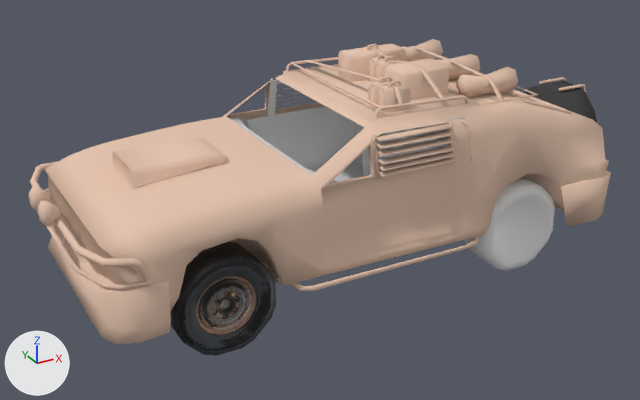
The Blender file MustandPostApocolyptic.blend, before and after one commit.
Rendered twice from a 50 mm camera at (-2.13, -3.92, 2.01) aimed at (0.02, -0.01, 0.05). Arrows for +X, +Y and +Z are at lower left; the lights stay in place.

Names of what the first picture shows: 'Plane', 'Rear', 'Wheel', 'Wheel.003'.
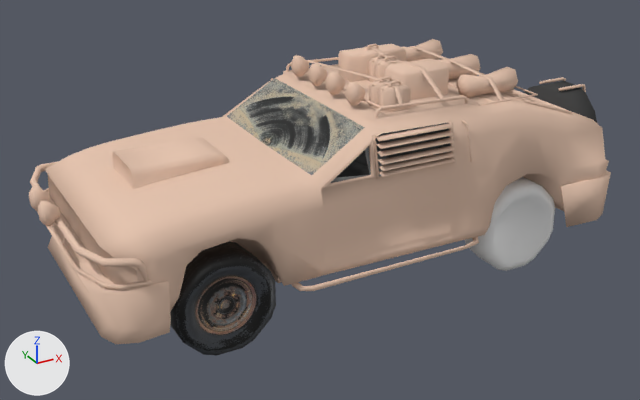
What differs and where, as boxes [x1, y1, x2, y2] in the pictures (640 x 400 px):
'windSheild', added: after [227, 78, 365, 175]
'Plane', reshaped: before [228, 80, 465, 183]; after [331, 99, 528, 183]
part 1 of me_plane_001, added: after [377, 154, 396, 175]
part 2 of me_plane_001, built on: before [415, 117, 465, 146]; after [331, 99, 528, 183]
part 3 of me_plane_001, shading changed: before [247, 80, 452, 182]; after [338, 123, 451, 177]
part 4 of me_plane_001, recoloured: before [228, 117, 337, 183]
part 5 of me_cube, added: after [325, 72, 345, 95]
part 6 of me_cube, added: after [308, 64, 327, 86]
part 7 of me_cube, added: after [345, 82, 366, 105]
part 8 of me_cube, added: after [291, 55, 310, 77]

Patch to the scene script:
```diff
--- a/MustandPostApocolyptic.blend.py
+++ b/MustandPostApocolyptic.blend.py
@@ mat_low_polycarinside @@
+mat_low_polycarinside = principled_material('Low-PolyCarInside')
+mat_low_polycarinside.texture = img_low_polycarinside
@@ me_plane_001 @@
-me_plane_001.from_pydata(...)  # 62 vertices, 47 faces; spans x -0.48..1.35, y -0.55..0.55, z 0.0..0.61
+me_plane_001.from_pydata(...)  # 131 vertices, 111 faces; spans x -0.48..1.34, y -0.59..0.59, z 0.0..0.62
+# me_plane_001 part 1: a new loose piece of 30 vertices spanning x -0.08..0.27, y -0.5..-0.13, z 0.0..0.37, in mat_low_polycarinside (picture img_low_polycarinside)
+# me_plane_001 part 2
+# 4 vertices are removed from x 0.55..1.35, y -0.55..0.55, z 0.39..0.6
+# 5 faces are deleted
+# 3 vertices in x -0.03..0.55, y -0.5..0.55, z 0.58..0.59 move by (0.0, -0.02, 0.0)
+# 3 vertices in x -0.03..0.55, y -0.55..0.5, z 0.58..0.59 move by (0.0, 0.02, 0.0)
+# 22 vertices move from x -0.41..1.35, y -0.55..0.55, z 0.39..0.61 to x -0.37..1.34, y -0.59..0.59, z 0.39..0.62
+# 43 vertices are added at x -0.48..1.34, y -0.58..0.57, z 0.0..0.61
+# 40 new faces join them, smooth
+# 3 new faces join them
+# me_plane_001 part 3: 34 kept faces spanning x -0.48..0.6, y -0.59..0.59, z 0.0..0.62 are now shaded smooth
+# me_plane_001 part 4: 42 faces spanning x -0.48..0.6, y -0.59..0.59, z 0.0..0.62 switch from no material to mat_low_polycarinside (picture img_low_polycarinside)
@@ me_cube @@
 me_cube.from_pydata(...)  # 2068 vertices, 1810 faces; spans x -1.48..1.83, y -0.67..0.67, z -0.13..0.83
+# me_cube part 5: the loose piece of 32 vertices spanning x -1.48..-1.39, y -0.14..-0.04, z 0.27..0.39 is copied, and the copy is moved by (1.5, 0.0, 0.4); it spans x 0.02..0.11, y -0.14..-0.04, z 0.67..0.79
+# me_cube part 6: the loose piece of 32 vertices spanning x -1.48..-1.39, y 0.04..0.14, z 0.27..0.39 is copied, and the copy is moved by (1.5, 0.0, 0.4); it spans x 0.02..0.11, y 0.04..0.14, z 0.67..0.79
+# me_cube part 7: the loose piece of 32 vertices spanning x -1.48..-1.39, y -0.14..-0.04, z 0.27..0.39 is copied, and the copy is moved by (1.5, -0.2, 0.4); it spans x 0.02..0.11, y -0.34..-0.24, z 0.67..0.79
+# me_cube part 8: the loose piece of 32 vertices spanning x -1.48..-1.39, y 0.04..0.14, z 0.27..0.39 is copied, and the copy is moved by (1.5, 0.2, 0.4); it spans x 0.02..0.11, y 0.24..0.34, z 0.67..0.79
 me_cube.materials.append(mat_car)
@@ ob_windsheild @@
+ob_windsheild = bpy.data.objects.new('windSheild', me_plane)  # 8 vertices, 2 faces; spans x -0.309..0.0, y -0.504..0.0, z 0.438..0.624; in mat_windscreen (picture img_windscreen); modifiers MIRROR
+ob_windsheild.location = (0.0, 0.0, 0.0)
```
